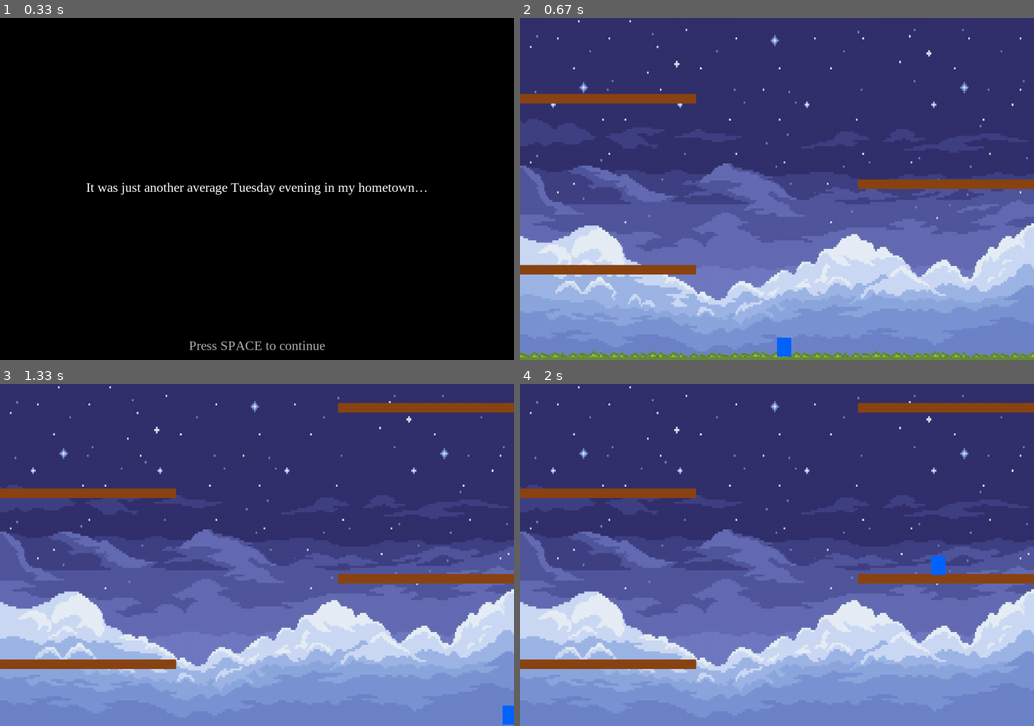
Above: before the commit, frames 1-4 (two rows, left to right).
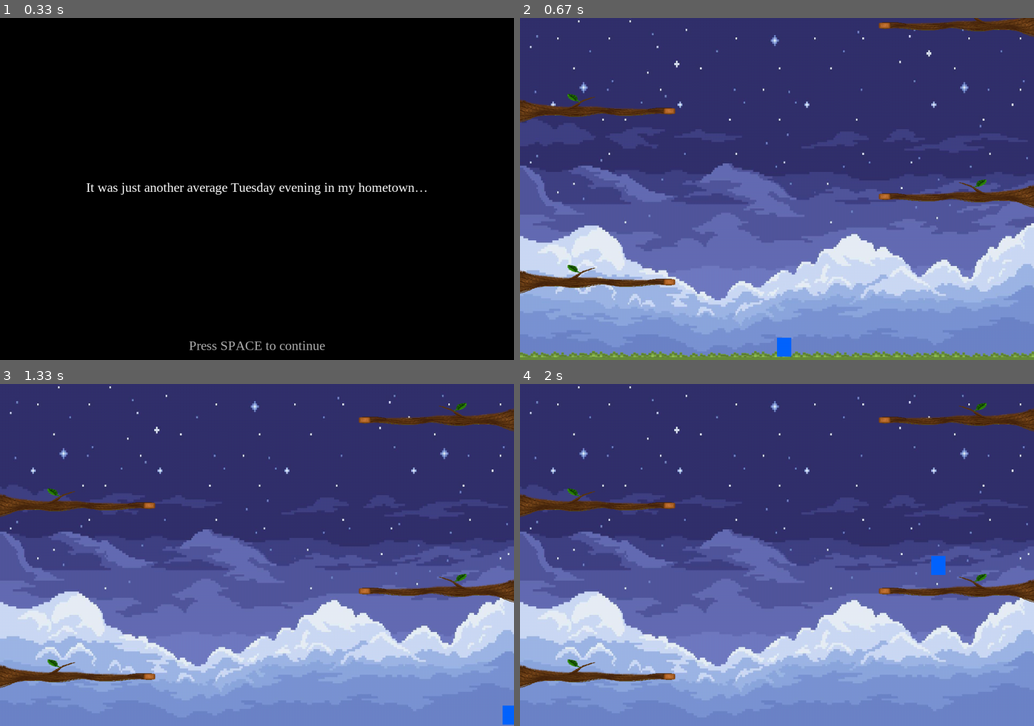
Above: after the commit, the same moments.

Repository: akira-kira16/IFI-Game-Jam-2026
Game: pygame game, started from main.py
The game is run twice, just before and just after one commit, with the same random seed, the same clock (stepped at 60 frames per second) and the same inputs.
Inputs:
- Up to frame 1 (0.33 s): no input
- Up to frame 2 (0.67 s): tap Esc at 0.33 s
- Up to frame 3 (1.33 s): hold Right 0.67-1.13 s; hold Right from 1.17 s (still down)
- Up to frame 4 (2 s): release Right at 1.63 s; hold Left from 1.67 s (still down)

Frame 1 is identical in both runs. In frame 2, 6.2% of the frame differs, in the area x 0-100%, y 0-81%; in frame 3, 7.2%, in the area x 0-100%, y 5-89%; in frame 4, 7.2%.

Commit message:
Update window title and add branch images

Diff:
--- a/main.py
+++ b/main.py
@@ -8,7 +8,7 @@
 SCREEN_WIDTH = 1080
 SCREEN_HEIGHT = 720
 screen = pygame.display.set_mode((SCREEN_WIDTH, SCREEN_HEIGHT))
-pygame.display.set_caption("The Entity")
+pygame.display.set_caption("The Growing Entity")
 clock = pygame.time.Clock()
 
 
@@ -111,6 +111,13 @@
 ground_img = pygame.image.load("grass.png").convert_alpha()
 ground_img = pygame.transform.scale(ground_img, (SCREEN_WIDTH, 20))
 
+#Branch pictures
+branch_img_left = pygame.image.load("branch.png").convert_alpha()
+branch_img_left = pygame.transform.scale(branch_img_left, (370, 60))
+
+#Flipped branch picture for right side
+branch_img_right = pygame.transform.flip(branch_img_left, True, False)
+
 #Constants
 FPS = 60
 GRAVITY = 0.6
@@ -176,7 +183,7 @@
             player_rect.centerx = target_plat.centerx
             y_speed = 0
 
-    #Scrolling
+    #Scrolling upwards
     if player_rect.y < SCREEN_HEIGHT // 2:
         diff = SCREEN_HEIGHT // 2 - player_rect.y
         player_rect.y = SCREEN_HEIGHT // 2
@@ -194,7 +201,7 @@
                     y_speed = 0
                     on_ground = True
 
-    #Jumping (Only if on ground)
+    #Jumping
     if keys[pygame.K_SPACE] and on_ground:
         y_speed = JUMP_POWER
 
@@ -213,7 +220,10 @@
         if i == 0 and p.width == SCREEN_WIDTH:
             screen.blit(ground_img, (p.x, p.y))
         else:
-            pygame.draw.rect(screen, BROWN, p)
+            if p.x > 0:
+                screen.blit(branch_img_right, p)
+            else:
+                screen.blit(branch_img_left, p)
 
     pygame.draw.rect(screen, PLAYER_BLUE, player_rect)
 
